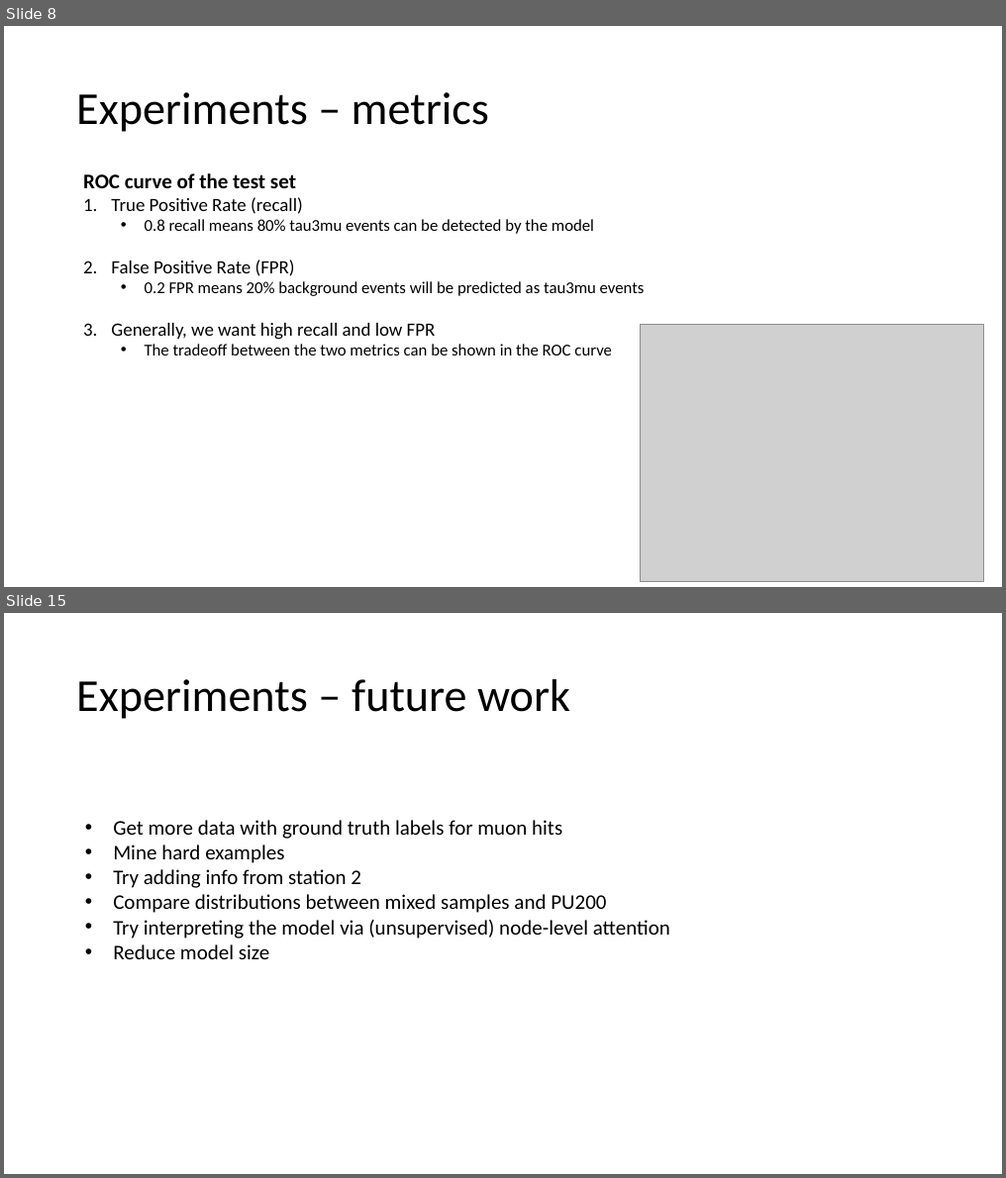
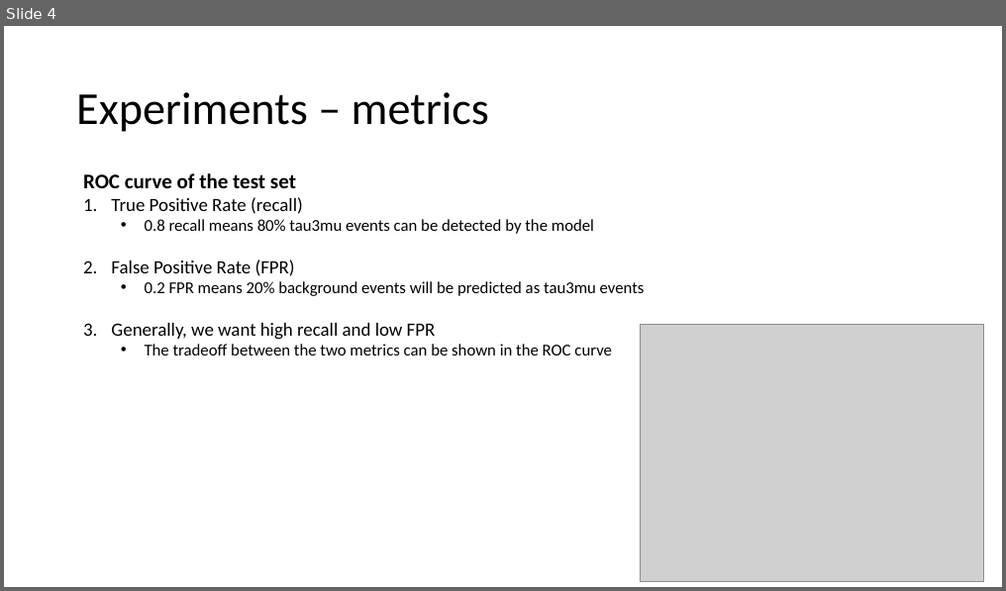
Before and after one commit to ekoenig4/Tau3MuGNNs, a slide deck: Tau3MuGNNs.pptx. Shown one above the other, each under a label of ours: slides 8 and 15 before the commit, slide 4 after it; the slides between them are not shown. The pictures are 1006x1178 and 1006x591 pixels, drawn with LibreOffice and Linux fonts; fonts in the diff are those of the drawing; grey boxes stand for pictures. Boxes give left, top, right and bottom in pixels: in the first picture for what was removed or moved away, otherwise in the second. Text is boxed around its words. In the diff, an @@ line names an element or a change of style, - is before the commit and + after.

```diff
--- a/Tau3MuGNNs.pptx
+++ b/Tau3MuGNNs.pptx
@@ slide 15 removed at bbox=[4, 613, 1002, 1174], background #FFFFFF @@
@@ title removed at bbox=[76, 679, 570, 719] @@
-Experiments – future work
@@ text removed at bbox=[113, 820, 670, 959] @@
-• Get more data with ground truth labels for muon hits
-• Mine hard examples
-• Try adding info from station 2
-• Compare distributions between mixed samples and PU200
-• Try interpreting the model via (unsupervised) node-level attention
-• Reduce model size
@@ what was slide 8 is now slide 4 @@
```
Also in this commit, not shown: 3 slides changed, 15 slides added, 10 other slides removed, 9 other files.
